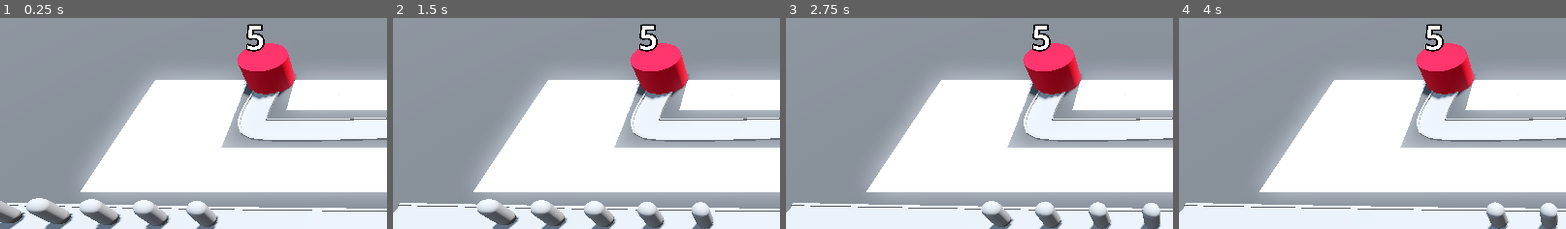
Above: before the commit, frames 1-4 (left to right).
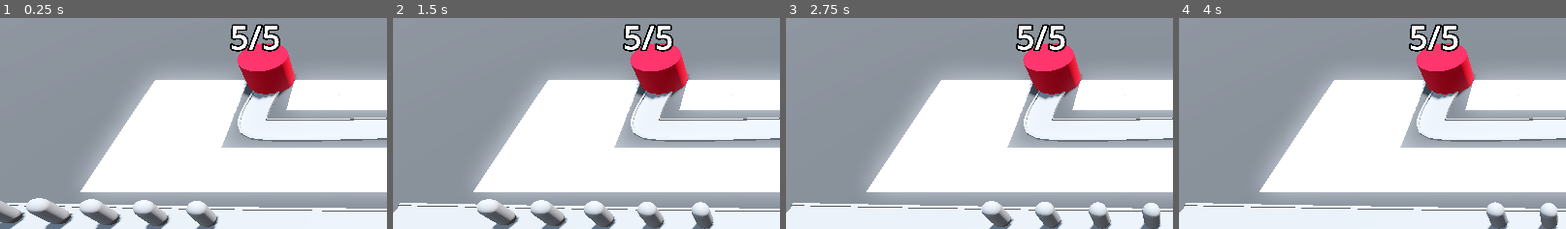
Above: after the commit, the same moments.

Repository: BerkayOzercan/Tutorial-Godot-Barbarian-Blaster
Game: Godot game, scene res://BaseLevel.tscn
Two runs of this game, one before a commit and one after it. Both use one fixed random seed, a clock stepped at 60 frames per second and the inputs below.
Inputs:
- Up to frame 1 (0.25 s): no input
- Up to frame 2 (1.5 s): no input
- Up to frame 3 (2.75 s): no input
- Up to frame 4 (4 s): no input
The pictures show only the part of the screen within x 0-50%, y 0-50%; the shares and areas given below are measured in that part.

The runs differ from the first frame. In frame 1, 1.3% of the frame differs, in the area x 59-73%, y 2-17%; in frame 2, 1.3%; in frame 3, 1.3%; in frame 4, 1.3%.

Commit message:
Edit : color changes

Diff:
--- a/Base/base.gd
+++ b/Base/base.gd
@@ -8,7 +8,11 @@
 	set(health_in):
 		current_health = health_in
 		print("health was changed")
-		label.text = str(current_health)
+		label.text = str(current_health) + "/" + str(max_health)
+
+		var red: Color = Color.RED
+		var white: Color = Color.WHITE
+		label.modulate = red.lerp(white, float(current_health) / float(max_health))
 
 		if current_health < 1:
 			get_tree().reload_current_scene()
@@ -18,6 +22,5 @@
 	pass
 
 func take_damage() -> void:
-	max_health -= 1
-	current_health = max_health
+	current_health -= 1
 	pass
Not shown: 4 places in MeshLibrary/SpaceLibrary.tres that only renumber resources
